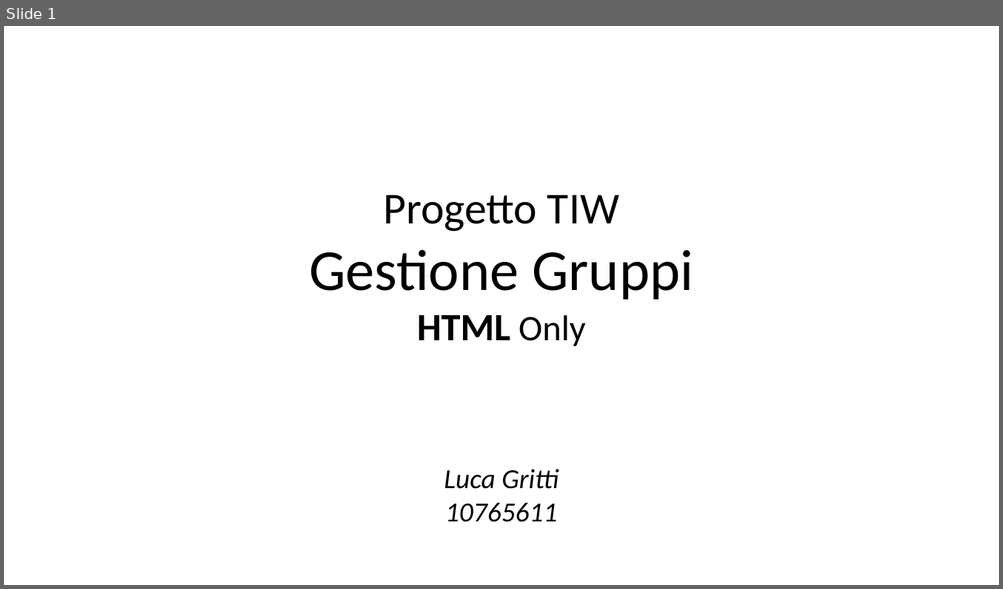
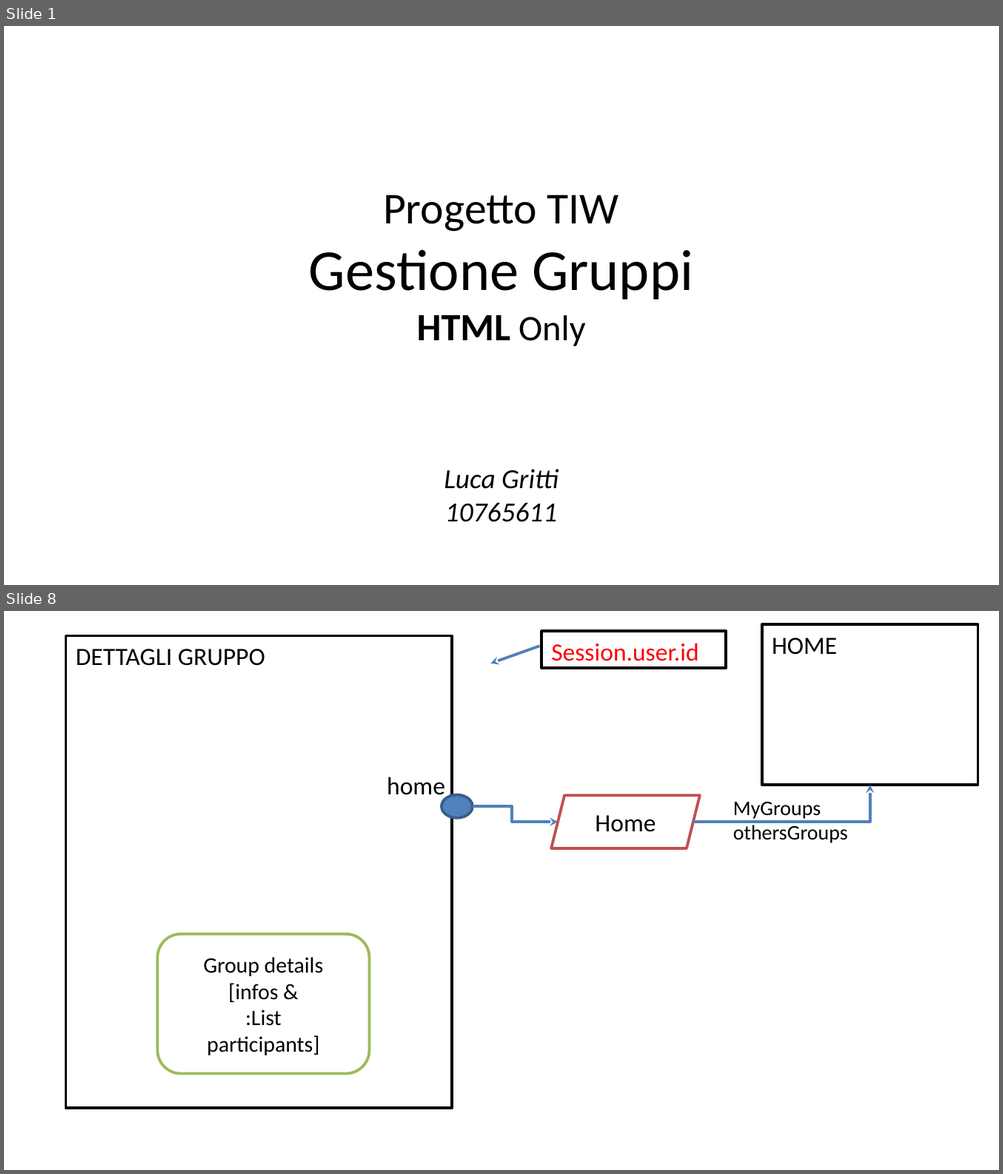
Before and after one commit to lucanotluka/Tecnologie-Informatiche-per-il-Web_-_HTML-Only, a slide deck: TIW-GruppiHTMLOnly.pptx. Shown one above the other, each under a label of ours: slide 1 before the commit, slides 1 and 8 after it; the slides between them are not shown. The pictures are 1003x589 and 1003x1174 pixels, drawn with LibreOffice and Linux fonts; fonts in the diff are those of the drawing. Boxes give left, top, right and bottom in pixels: in the first picture for what was removed or moved away, otherwise in the second. Text is boxed around its words. In the diff, an @@ line names an element or a change of style, - is before the commit and + after.

```diff
--- a/TIW-GruppiHTMLOnly.pptx
+++ b/TIW-GruppiHTMLOnly.pptx
@@ slide 8 added at [4,611,999,1170], background #FFFFFF @@
@@ rectangle added at [541,631,725,668], fill #FFFFFF, outline #000000 2 pt, 18 pt, text #FF0000 @@
+Session.user.id
@@ rectangle added at [762,625,978,785], fill #FFFFFF, outline #000000 2 pt, 18 pt, text #000000 @@
+HOME
@@ rectangle added at [65,636,452,1108], fill #FFFFFF, outline #000000 2 pt, 18 pt, text #000000 @@
+DETTAGLI GRUPPO
@@ arrow added from (539, 646) to (490, 664), #4F81BD 2 pt @@
@@ text added at [387,777,445,801], 18 pt, text #000000 @@
+home
@@ elbow arrow added from (693, 822) to (869, 785), #4F81BD 2 pt @@
@@ ellipse added at [441,795,472,818], fill #4F81BD, outline #395E89 2 pt @@
@@ elbow arrow added from (472, 807) to (558, 822), #4F81BD 2 pt @@
@@ parallelogram added at [551,795,699,848], fill #FFFFFF, outline #C0504D 2 pt, 18 pt, text #000000 @@
+Home
@@ text added at [733,802,848,843], 15 pt, text #000000 @@
+MyGroups
+othersGroups
@@ rounded rectangle added at [157,934,369,1073], fill #FFFFFF, outline #9BBB59 2 pt, 16 pt, text #000000 @@
+Group details
+[infos &
+:List
+participants]
```
Also in this commit, not shown: 6 slides changed, 11 other slides added, 11 slides removed.
